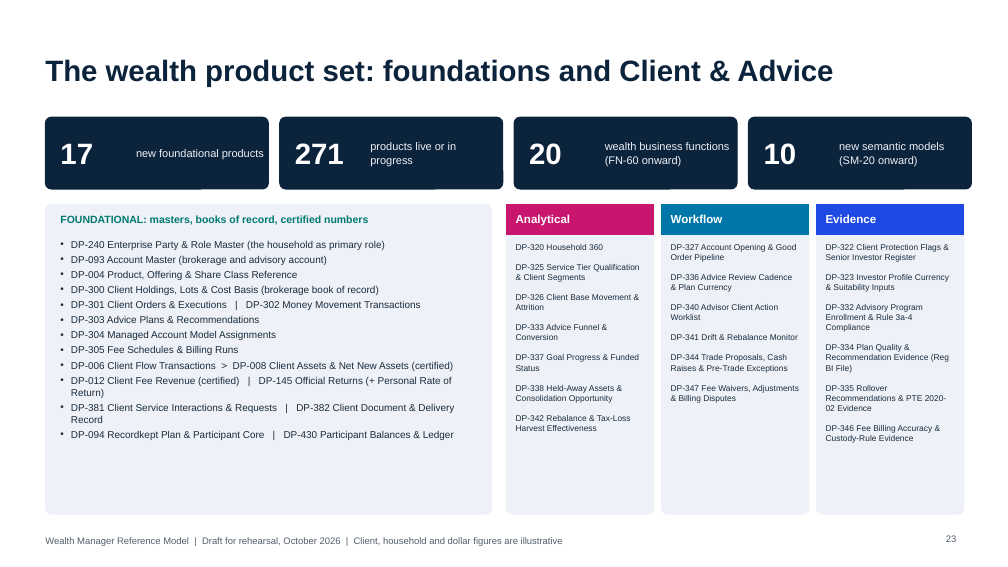
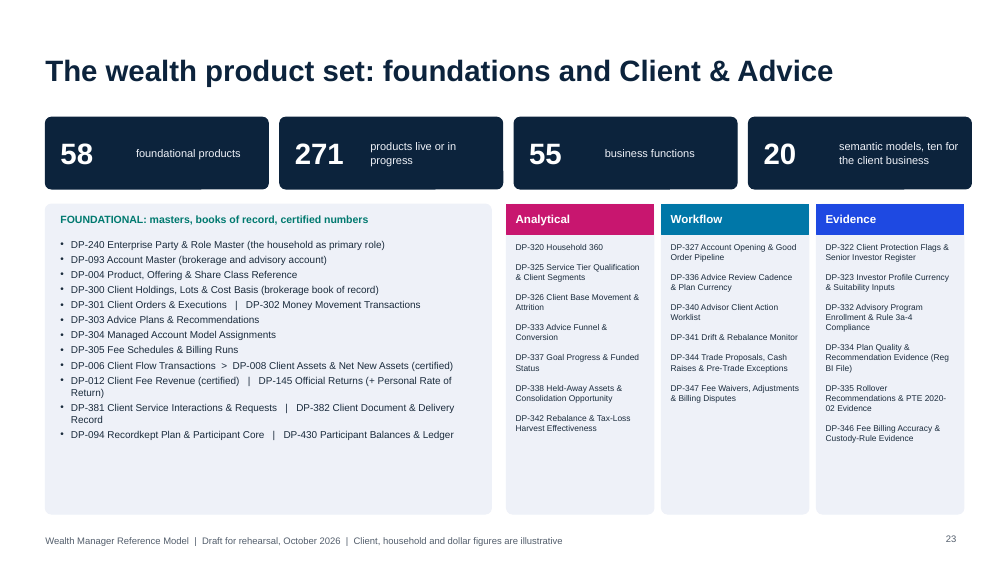
Before and after one commit to jlassetco/amt, a slide deck: slide 23 of wm/Wealth_Manager_Foundational_Talktrack.pptx. Drawn at 1008x567 pixels with LibreOffice and Linux fonts; fonts in the diff are those of the drawing. Boxes give left, top, right and bottom in pixels: in the first picture for what was removed or moved away, otherwise in the second. Text is boxed around its words. In the diff, an @@ line names an element or a change of style, - is before the commit and + after.

```diff
--- a/wm/Wealth_Manager_Foundational_Talktrack.pptx
+++ b/wm/Wealth_Manager_Foundational_Talktrack.pptx
@@ text at (60, 143, 93, 165): text changed @@
-17
+58
@@ text at (136, 149, 241, 160): text changed @@
-new foundational products
+foundational products
@@ text at (529, 143, 562, 165): text changed @@
-20
+55
@@ text at (605, 149, 695, 157): text changed @@
-wealth business functions (FN-60 onward)
+business functions
@@ text at (764, 143, 797, 165): text changed @@
-10
+20
@@ text at (839, 142, 959, 164): text changed @@
-new semantic models (SM-20 onward)
+semantic models, ten for the client business
```
Also in this commit, not shown: 4 other slides changed, 1 slide added, 1 slide removed.
